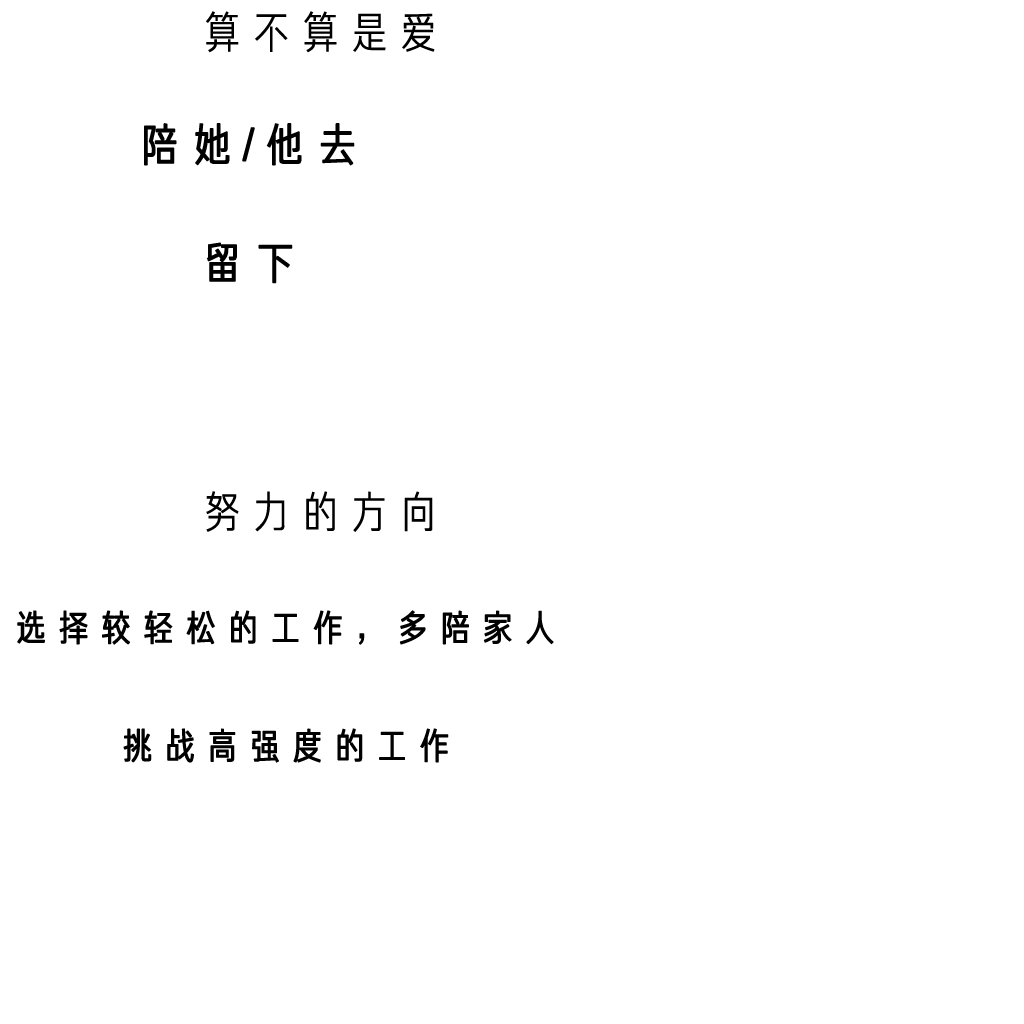
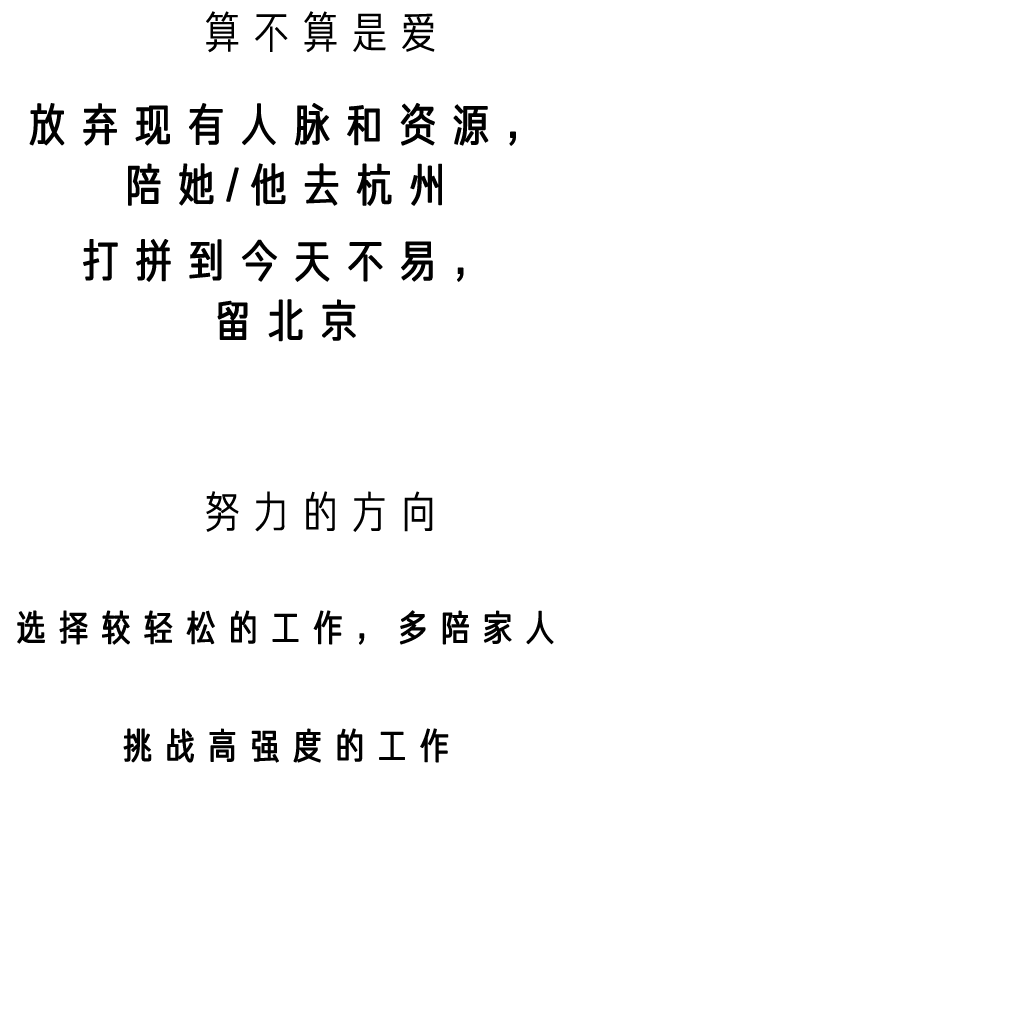
Layer changes from the first w=1024, h=1024 image to the second:
renamed "陪她/他去" to "放弃现有人脉和资源， 陪她/他去杭州", painted on it over bbox(29, 103, 516, 206)
renamed "留下" to "打拼到今天不易， 留北京", painted on it over bbox(83, 238, 464, 342)
removed layer "工作5年，事业上升期，稳定交往的另 一半要去其他城市发展，邀你一起，你会" from group "page5" over bbox(219, 333, 356, 342)
